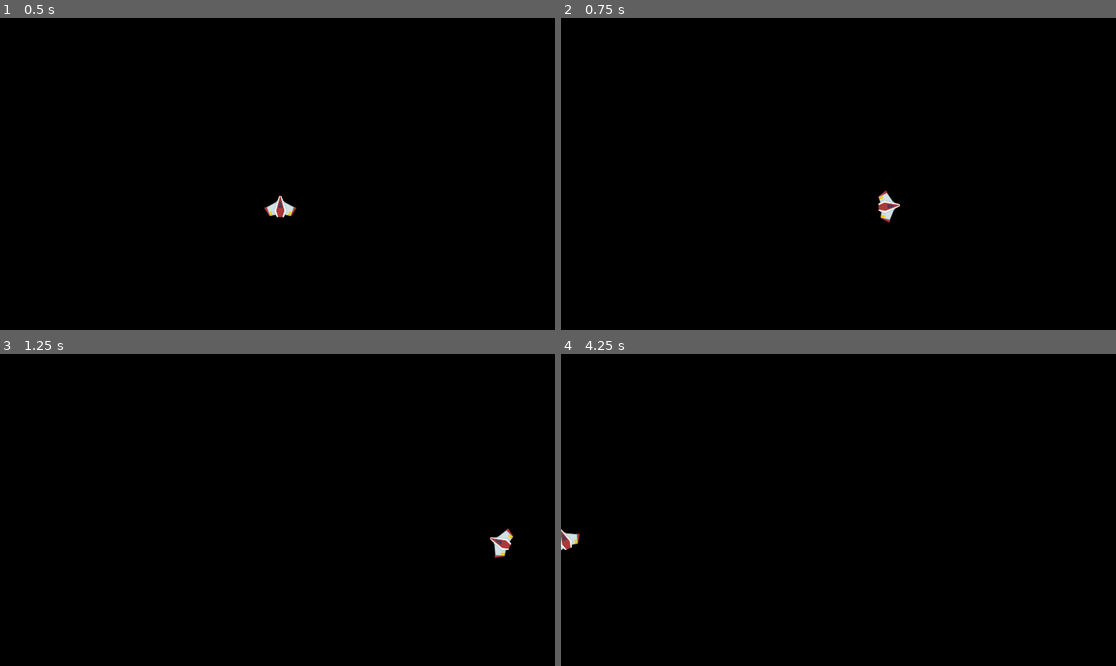
Above: before the commit, frames 1-4 (two rows, left to right).
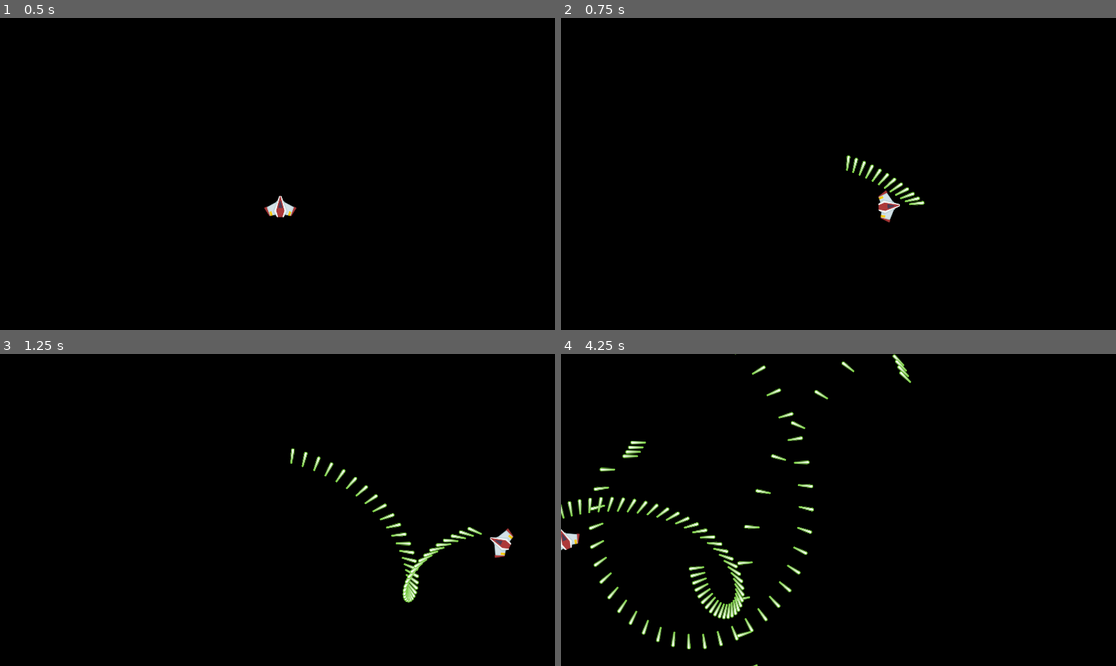
Above: after the commit, the same moments.

Repository: Dripcoding/godot-asteroids
Game: Godot game, scene res://game.tscn
Same seed, same stepped clock (60 frames per second), same inputs: the game is played once before the commit and once after it.
Inputs:
- Up to frame 1 (0.5 s): no input
- Up to frame 2 (0.75 s): tap Enter at 0.5 s; hold D (right) from 0.53 s (still down); hold Space (shoot) from 0.53 s (still down)
- Up to frame 3 (1.25 s): keep holding D (right); keep holding Space (shoot)
- Up to frame 4 (4.25 s): release D (right) at 1.28 s; release Space (shoot) at 1.28 s; hold S (down) 1.28-2.03 s; tap Space (shoot) at 1.35, 2.85 s; hold D (right) 2.03-2.78 s; hold Space (shoot) 2.03-2.78 s; hold W (up) 2.78-3.53 s; hold A (left) from 3.53 s (still down); hold Space (shoot) from 3.53 s (still down)

Frame 1 is identical in both runs. In frame 2, 0.4% of the frame differs, in the area x 51-66%, y 43-61%; in frame 3, 1.0%; in frame 4, 2.7%, in the area x 0-64%, y 0-100%.

Commit message:
impl shooting laser

Diff:
--- /dev/null
+++ b/laser.gd
@@ -0,0 +1,8 @@
+extends Area2D
+
+
+@export var speed: float = 300.0
+
+
+func _physics_process(delta: float) -> void:
+	position += Vector2.UP.rotated(global_rotation) * speed * delta
--- a/laser.tscn
+++ b/laser.tscn
@@ -1,5 +1,6 @@
-[gd_scene load_steps=3 format=3 uid="uid://bsoxke8p2ao05"]
+[gd_scene load_steps=4 format=3 uid="uid://bsoxke8p2ao05"]
 
+[ext_resource type="Script" uid="uid://c6aso10gc1ixp" path="res://laser.gd" id="1_6vqwg"]
 [ext_resource type="Texture2D" uid="uid://cbhlodblbpk37" path="res://PNG/Lasers/laserGreen10.png" id="1_fn5yt"]
 
 [sub_resource type="CapsuleShape2D" id="CapsuleShape2D_6vqwg"]
@@ -7,6 +8,8 @@
 height = 34.0
 
 [node name="Laser" type="Area2D"]
+top_level = true
+script = ExtResource("1_6vqwg")
 
 [node name="Sprite2D" type="Sprite2D" parent="."]
 texture = ExtResource("1_fn5yt")
--- a/player.gd
+++ b/player.gd
@@ -4,6 +4,9 @@
 @export var speed: float = 300.0
 @export var ship_rotation: float = 7.0
 @export var friction: float = 0.8
+
+
+var laser_scene: PackedScene = preload('res://laser.tscn')
 
 
 func _physics_process(_delta: float) -> void:
@@ -16,6 +19,8 @@
 		global_rotation_degrees -= ship_rotation
 	elif Input.is_action_pressed("right"):
 		global_rotation_degrees += ship_rotation
+
+	shoot()
 
 
 func _on_visible_on_screen_notifier_2d_screen_exited() -> void:
@@ -33,3 +38,11 @@
 	# wrap around y axis from bottom to top
 	elif global_position.y > viewport_rect.end.y:
 		global_position.y = viewport_rect.position.y
+
+
+func shoot() -> void:
+	if Input.is_action_pressed("shoot"):
+		var laser: Node2D = laser_scene.instantiate()
+		laser.global_rotation = %LaserSpawnPoint.global_rotation
+		laser.global_position = %LaserSpawnPoint.global_position
+		%LaserSpawnPoint.add_child(laser)
--- a/player.tscn
+++ b/player.tscn
@@ -9,6 +9,10 @@
 [node name="Sprite2D" type="Sprite2D" parent="."]
 texture = ExtResource("1_4flbx")
 
+[node name="LaserSpawnPoint" type="Marker2D" parent="Sprite2D"]
+unique_name_in_owner = true
+position = Vector2(0, -96)
+
 [node name="CollisionPolygon2D" type="CollisionPolygon2D" parent="."]
 polygon = PackedVector2Array(-8, -40, 6, -40, 6, -40, 17, -17, 17, -17, 60, 4, 60, 4, 39, 38, 39, 38, 18, 33, 18, 33, 13, 41, 13, 41, -13, 41, -13, 41, -18, 33, -18, 33, -39, 38, -39, 38, -60, 3, -16, -19, -16, -19)
 
Not shown, added: laser.gd.uid
